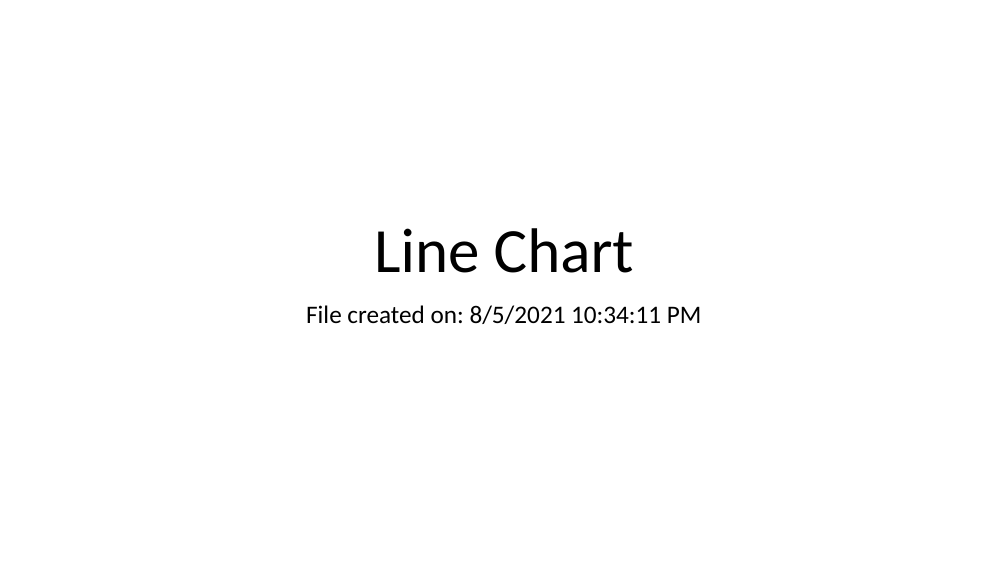
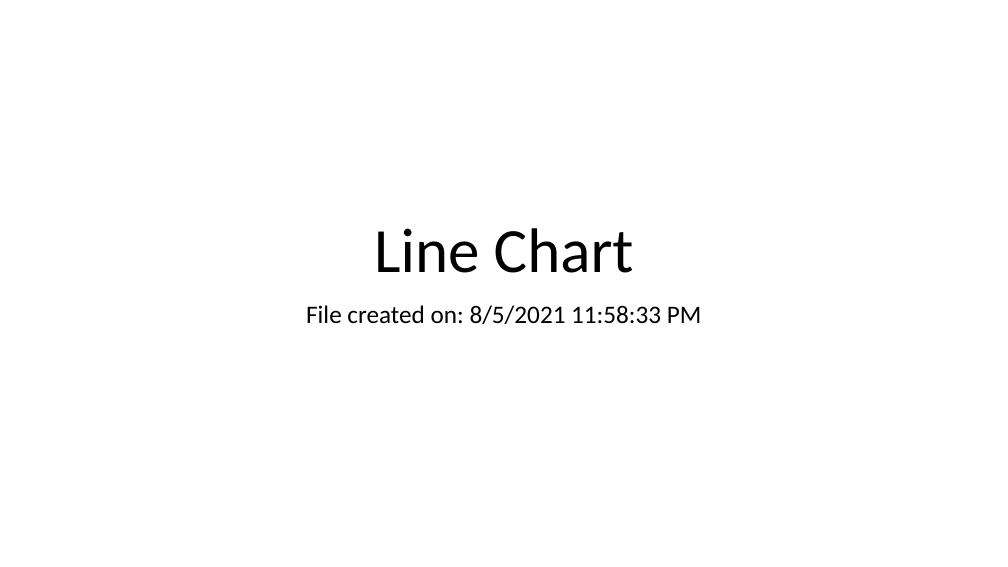
Before and after one commit to IE2020term2TeamE/Group_assigment2_DV, a slide deck: slide 1 of Line Chart.pptx. Drawn at 1008x567 pixels with LibreOffice and Linux fonts; fonts in the diff are those of the drawing. Boxes give left, top, right and bottom in pixels: in the first picture for what was removed or moved away, otherwise in the second. Text is boxed around its words. In the diff, an @@ line names an element or a change of style, - is before the commit and + after.

```diff
--- a/Line Chart.pptx
+++ b/Line Chart.pptx
@@ subtitle at bbox=[306, 305, 702, 324]: text changed @@
-File created on: 8/5/2021 10:34:11 PM
+File created on: 8/5/2021 11:58:33 PM
```
